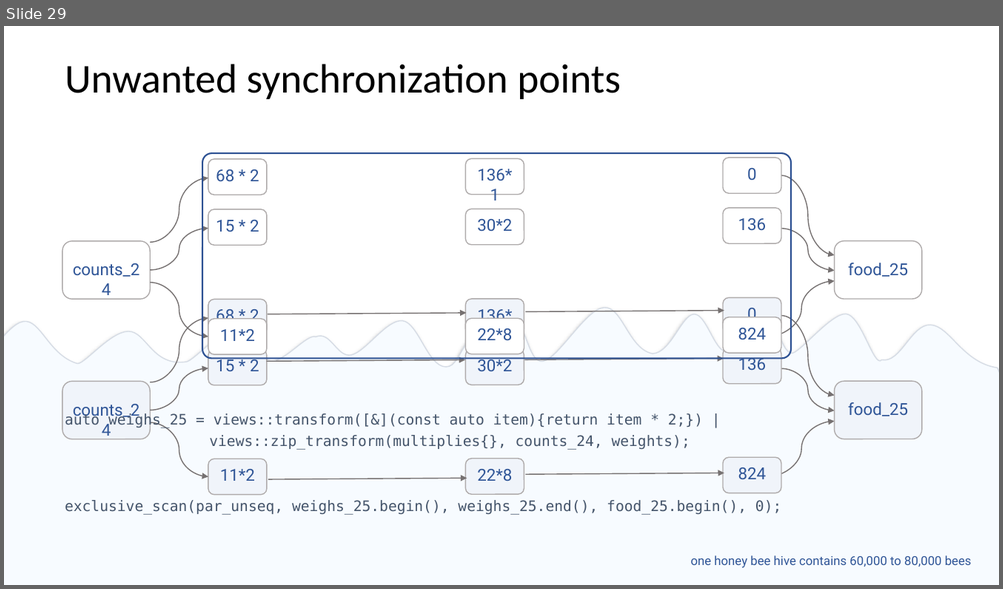
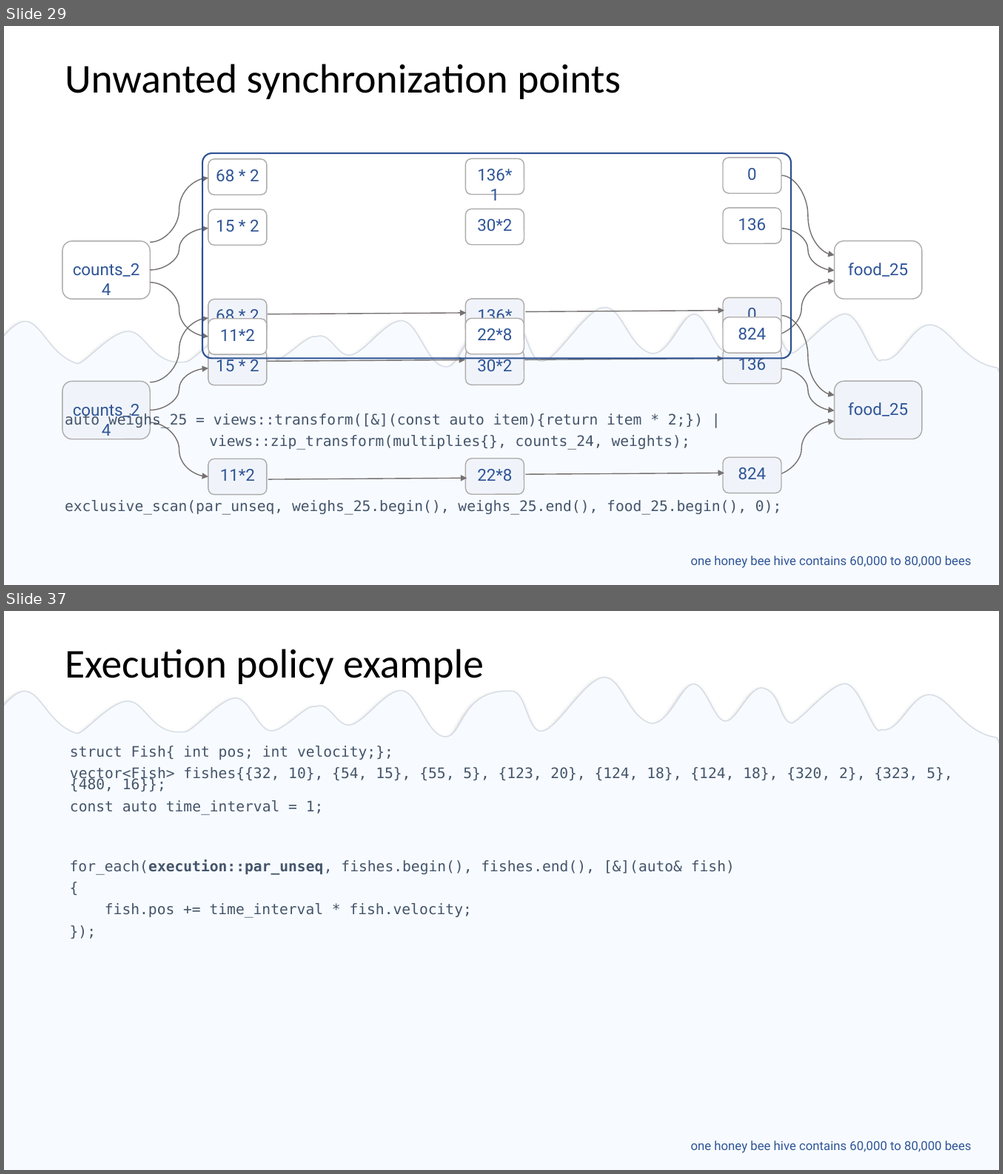
Before and after one commit to EmptySquareBubble/StoriesFromAParallelUniverse-, a slide deck: stories_from_a_paralel_universe.pptx. Shown one above the other, each under a label of ours: slide 29 before the commit, slides 29 and 37 after it; the slides between them are not shown. The pictures are 1003x589 and 1003x1174 pixels, drawn with LibreOffice and Linux fonts; fonts in the diff are those of the drawing. Boxes give left, top, right and bottom in pixels: in the first picture for what was removed or moved away, otherwise in the second. Text is boxed around its words. In the diff, an @@ line names an element or a change of style, - is before the commit and + after.

Commit message:
shark example

```diff
--- a/stories_from_a_paralel_universe.pptx
+++ b/stories_from_a_paralel_universe.pptx
@@ slide 37 added at (4,611,999,1170), background #FFFFFF @@
@@ title added at (65,649,484,684), 39.6 pt, text #000000 @@
+Execution policy example
@@ freeform shape added at (4,667,999,769), fill #F7FBFF, outline #D6DCE5 1 pt @@
@@ rectangle added at (4,744,999,1170), fill #F7FBFF @@
@@ text added at (70,746,952,815), 14 pt, text #44546A @@
+struct Fish{ int pos; int velocity;};
+vector<Fish> fishes{{32, 10}, {54, 15}, {55, 5}, {123, 20}, {124, 18}, {124, 18}, {320, 2}, {323, 5}, {480, 16}};
+const auto time_interval = 1;
@@ text added at (70,860,542,918), 14 pt, text #44546A @@
+for_each(fishes.begin(), fishes.end(), [&](auto& fish)
+{
+fish.pos += time_interval * fish.velocity;
+});
@@ text added at (70,860,734,875), 14 pt, text #44546A @@
+for_each(execution::par_unseq, fishes.begin(), fishes.end(), [&](auto& fish)
+{
+fish.pos += time_interval * fish.velocity;
+});
@@ text added at (691,1141,971,1153), 12 pt, text #2F5597 @@
+  one honey bee hive contains 60,000 to 80,000 bees
```
Also in this commit, not shown: 5 slides changed, 6 other slides added, 1 other file.
